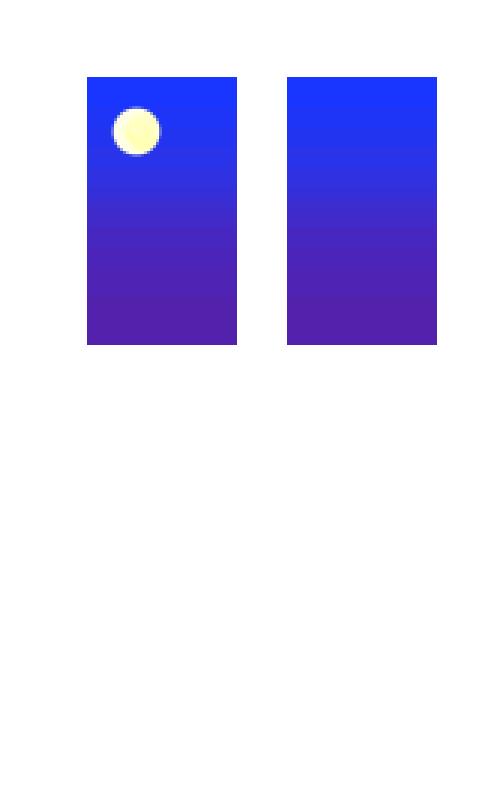
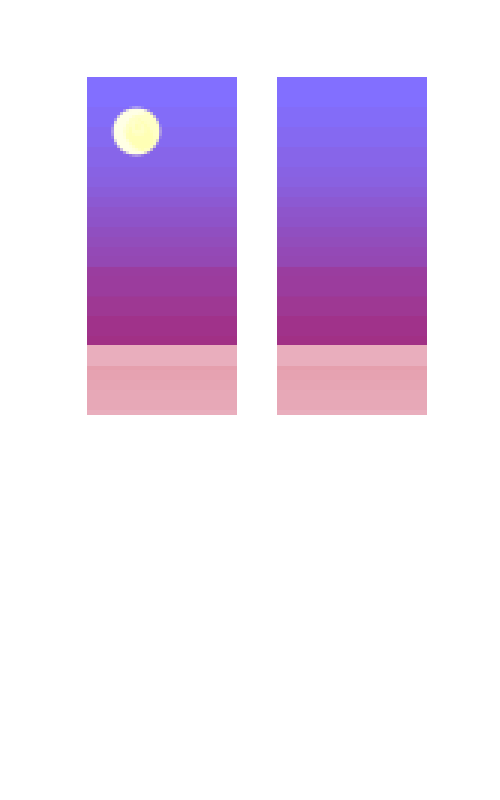
Two versions of the same layered image (500x800). Layer-by-layer changes:
added layer "Layer 15 copy 3" above "Layer 13 copy 3" over [277, 237, 427, 415]
added layer "Layer 15 copy 2" above "Layer 13 copy 5" over [277, 107, 427, 345]
added layer "Layer 13 copy 5" above "Layer 13 copy 2" over [277, 77, 427, 345]
painted on "Layer 15 copy" over [87, 107, 437, 415]
painted on "Layer 13 copy" over [287, 77, 437, 345]
added layer "Layer 13 copy 4" above "Layer 13" over [87, 77, 237, 345]
hid "Layer 13" over [87, 77, 237, 345]
